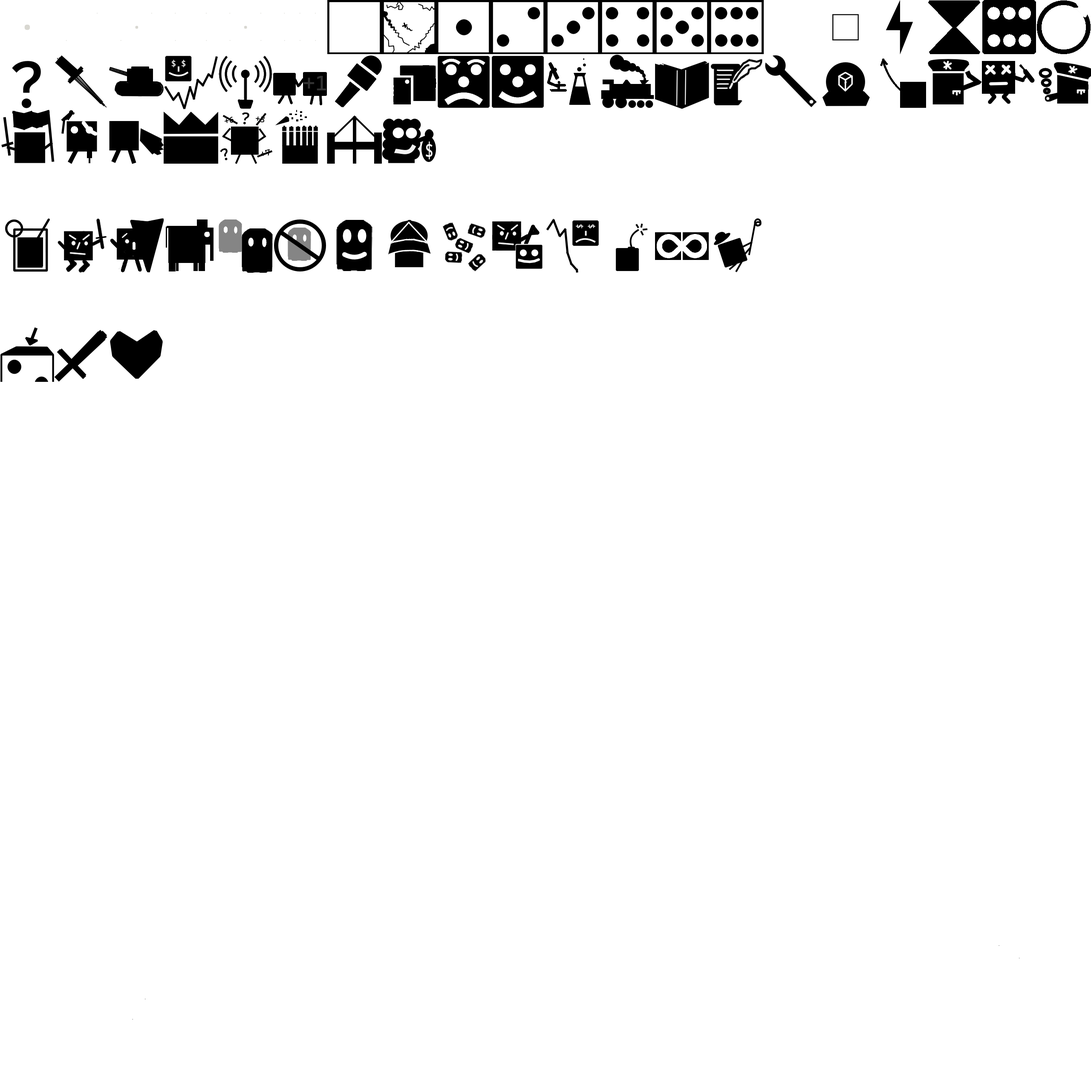
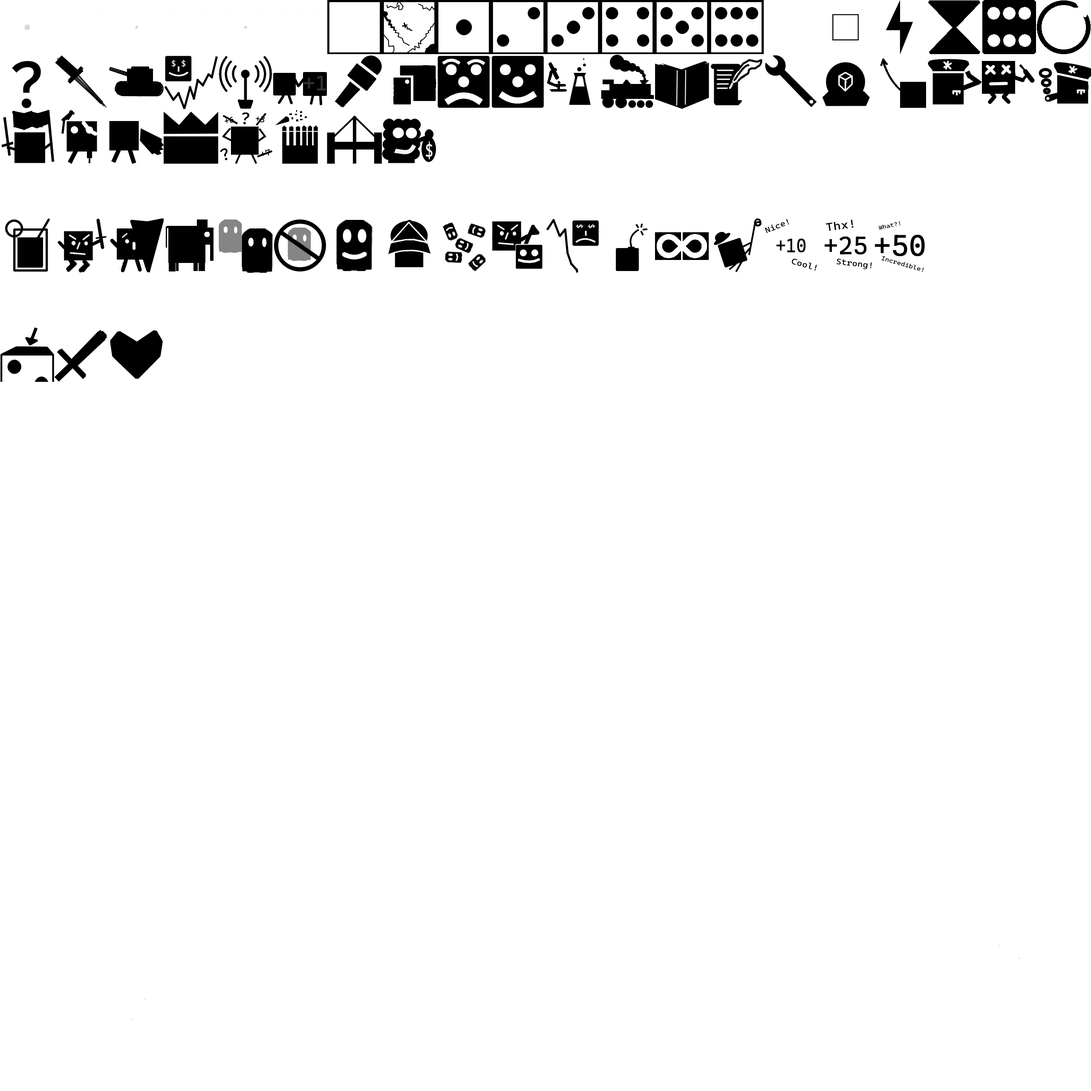
Before/after of a w=1091, h=1091 layered artwork. What changed in the layer stack:
painted on "Upgrades_Paint" over left=764, top=218, right=926, bottom=273
